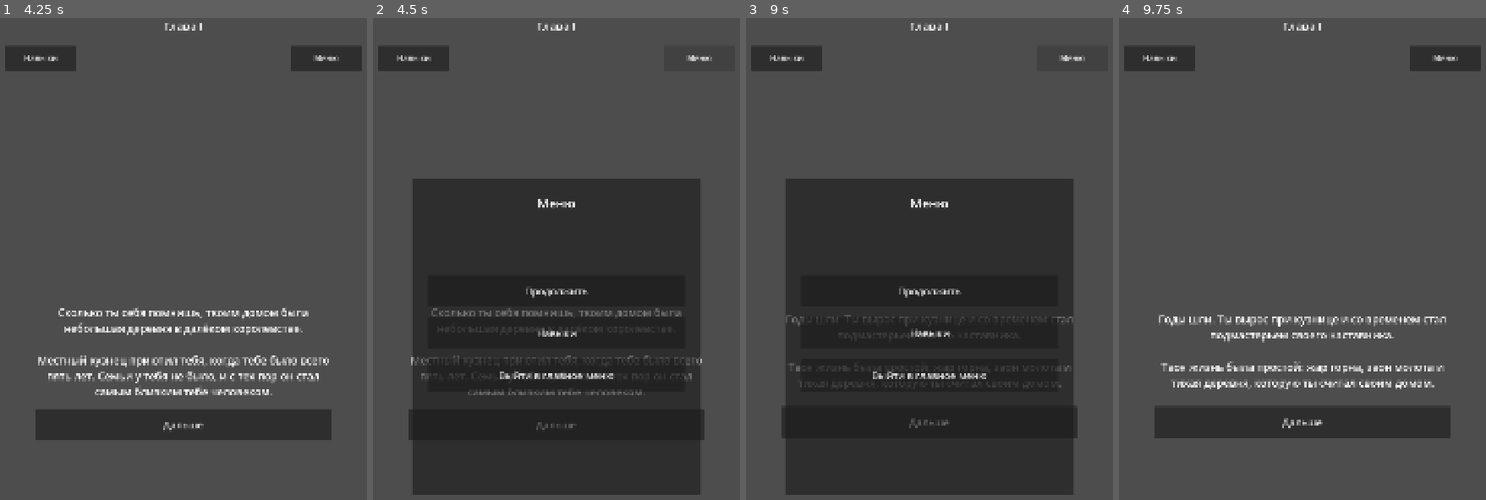
Above: before the commit, frames 1-4 (left to right).
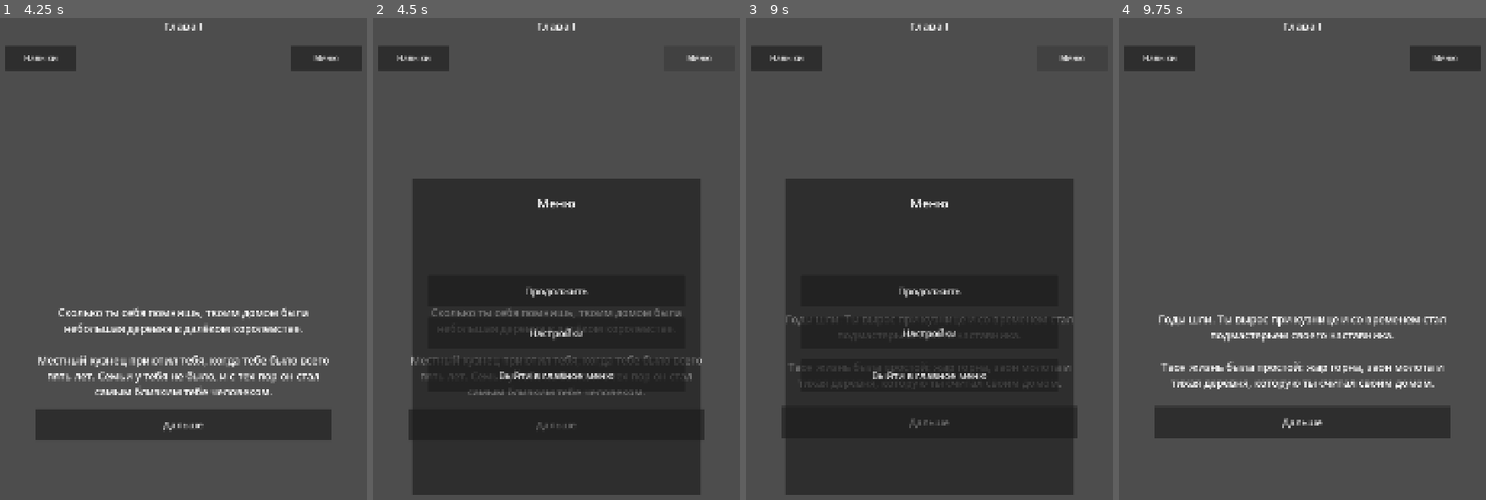
Above: after the commit, the same moments.

Repository: SayentLY/Alfheim
Game: Godot game, scene res://scenes/main_menu.tscn
Same seed, same stepped clock (60 frames per second), same inputs: the game is played once before the commit and once after it.
Inputs (mouse positions are in pixels of both pictures, inside the frame that each line leads up to):
- Up to frame 1 (4.25 s): click "Настройки" at 0.5 s; click "Новая игра" at 1.25 s; click "Навыки" at 2 s; click "Дальше" at 2.75 s; click "Закрыть" at 3.5 s
- Up to frame 2 (4.5 s): click "Меню" at 4.25 s
- Up to frame 3 (9 s): click (929, 331) at 5 s, where only the run after the commit has a clickable "Настройки"; click "Продолжить" at 5.75 s; click "Дальше" at 6.5 s; click "Навыки" at 7.25 s; click "Закрыть" at 8 s; click "Меню" at 8.75 s
- Up to frame 4 (9.75 s): click "Продолжить" at 9.5 s

Frame 1 is identical in both runs. In frame 2, 0.1% of the frame differs, in the area x 42-58%, y 64-67%; in frame 3, 0.1%; in frame 4, nothing differs.
Error before the commit: Invalid access to property or key 'pressed' on a base object of type 'null instance'. (res://scripts/chapter_one.gd:35)

Commit message:
Show settings entry in in-game menu

Diff:
--- a/scenes/chapter_one.tscn
+++ b/scenes/chapter_one.tscn
@@ -190,11 +190,11 @@
 theme_override_font_sizes/font_size = 28
 text = "Продолжить"
 
-[node name="SkillsButton" type="Button" parent="GameMenuPanel/PanelMargin/MenuVBox"]
-custom_minimum_size = Vector2(0, 90)
-layout_mode = 2
-theme_override_font_sizes/font_size = 28
-text = "Навыки"
+[node name="SettingsButton" type="Button" parent="GameMenuPanel/PanelMargin/MenuVBox"]
+custom_minimum_size = Vector2(0, 90)
+layout_mode = 2
+theme_override_font_sizes/font_size = 28
+text = "Настройки"
 
 [node name="ExitButton" type="Button" parent="GameMenuPanel/PanelMargin/MenuVBox"]
 custom_minimum_size = Vector2(0, 90)
